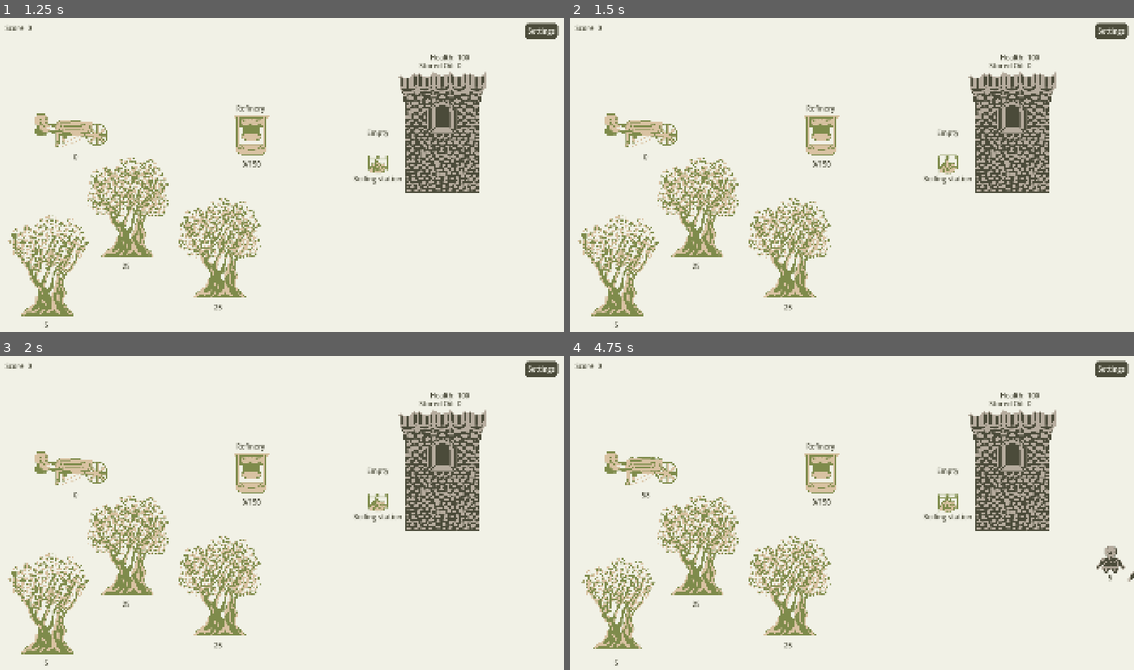
Above: before the commit, frames 1-4 (two rows, left to right).
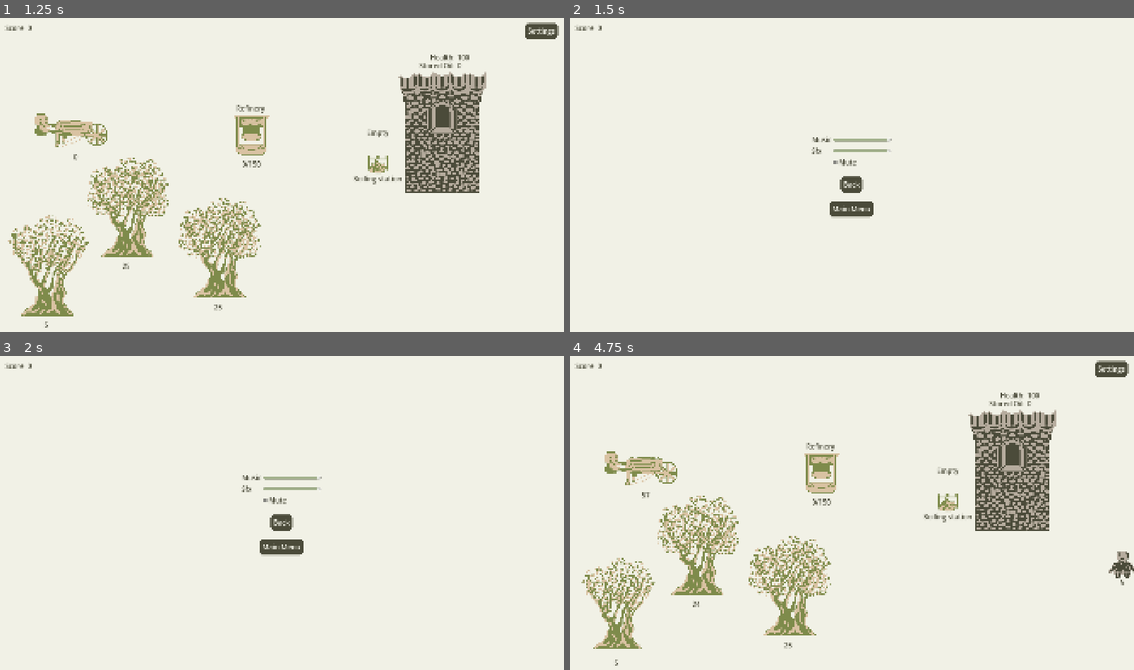
Above: after the commit, the same moments.

Repository: AntonioDell/mini-jam-203
Game: Godot game, scene res://main.tscn
The game is run twice, just before and just after one commit, with the same random seed, the same clock (stepped at 60 frames per second) and the same inputs. Sound files missing from this copy of the repository are replaced by a short silence.
Inputs (mouse positions are in pixels of both pictures, inside the frame that each line leads up to):
- Up to frame 1 (1.25 s): click "New Game" at 0.5 s
- Up to frame 2 (1.5 s): click "Settings" at 1.25 s
- Up to frame 3 (2 s): no input
- Up to frame 4 (4.75 s): click (852, 522) at 2 s, where only the run after the commit has a clickable "Back"; tap Enter at 2.75 s; move the mouse to (699, 585) at 2.77 s; click (699, 585) at 2.85 s; move the mouse to (789, 626) at 3.52 s; click (789, 626) at 3.6 s; move the mouse to (620, 644) at 4.27 s; click (620, 644) at 4.35 s

Frame 1 is identical in both runs. In frame 2, 15% of the frame differs, in the area x 1-100%, y 1-99%; in frame 3, 15%; in frame 4, 1.0%.

Commit message:
Fix audio

Diff:
--- a/attacker/attacker_controller.gd
+++ b/attacker/attacker_controller.gd
@@ -3,6 +3,9 @@
 
 
 signal attacker_dieded
+
+
+@export var attacker_pain_audio: AudioStreamPlayer2D
 
 
 var wall_health: HolderResource
@@ -32,7 +35,17 @@
 	var damage_to_spread = old_value - new_value
 	for health in attackers_to_damage:
 		var new_health = maxi(health.amount - damage_to_spread, 0)
+		if new_health != health.amount:
+			_play_pain_audio()
 		health.amount = new_health
 		damage_to_spread = maxi(damage_to_spread - health.amount, 0)
 		if damage_to_spread == 0:
 			break
+
+var x = false
+func _play_pain_audio():
+	if x: return
+	x = true
+	attacker_pain_audio.play()
+	await attacker_pain_audio.finished
+	x = false
--- a/level.tscn
+++ b/level.tscn
@@ -18,6 +18,10 @@
 [ext_resource type="PackedScene" uid="uid://cyo02kph1qupo" path="res://wall/wall.tscn" id="10_8cye3"]
 [ext_resource type="PackedScene" uid="uid://yo81i4nregxs" path="res://wall/wall_oil_pour.tscn" id="13_8b0r0"]
 [ext_resource type="Theme" uid="uid://cnjgl72dvtjf4" path="res://theme.tres" id="17_fedht"]
+[ext_resource type="AudioStream" uid="uid://gxx2k4cag041" path="res://1_sound/enemyhit1.mp3" id="18_ilwjd"]
+[ext_resource type="AudioStream" uid="uid://bjds6c84xokwq" path="res://1_sound/enemyhit2.mp3" id="19_y3bce"]
+[ext_resource type="AudioStream" uid="uid://bosmj0khnv3v0" path="res://1_sound/enemyhit3.mp3" id="20_u3yai"]
+[ext_resource type="AudioStream" uid="uid://cch4m3531fkpg" path="res://1_sound/enemyhit4.mp3" id="21_fj6e6"]
 
 [sub_resource type="Gradient" id="Gradient_f2txt"]
 offsets = PackedFloat32Array(0.8429561)
@@ -72,6 +76,15 @@
 "points": PackedVector2Array(0, 0, 0, 0, 1199, 576, 0, 0, 0, 0, 1032, 475, 0, 0, 0, 0, 860, 593, 0, 0, 0, 0, 820, 553)
 }
 point_count = 4
+
+[sub_resource type="AudioStreamRandomizer" id="AudioStreamRandomizer_2h3vt"]
+random_pitch = 1.0594631
+random_volume_offset_db = 1.0
+streams_count = 4
+stream_0/stream = ExtResource("18_ilwjd")
+stream_1/stream = ExtResource("19_y3bce")
+stream_2/stream = ExtResource("20_u3yai")
+stream_3/stream = ExtResource("21_fj6e6")
 
 [node name="Level" type="Node2D" unique_id=800733794]
 script = ExtResource("1_vonw3")
@@ -117,6 +130,7 @@
 anchor_bottom = 1.0
 grow_horizontal = 2
 grow_vertical = 2
+mouse_filter = 2
 theme_override_constants/margin_left = 20
 theme_override_constants/margin_top = 20
 theme_override_constants/margin_right = 20
@@ -132,6 +146,7 @@
 
 [node name="HBoxContainer" type="HBoxContainer" parent="CanvasLayer/UI/MarginContainer" unique_id=856032204]
 layout_mode = 2
+mouse_filter = 2
 
 [node name="ScoreLabel" type="RichTextLabel" parent="CanvasLayer/UI/MarginContainer/HBoxContainer" unique_id=1197161511]
 layout_mode = 2
@@ -165,7 +180,8 @@
 [node name="GameController" parent="." unique_id=1661171547 node_paths=PackedStringArray("attacker_controller") instance=ExtResource("2_v5j5c")]
 attacker_controller = NodePath("../AttackerController")
 
-[node name="AttackerController" parent="." unique_id=726532179 instance=ExtResource("2_aicyk")]
+[node name="AttackerController" parent="." unique_id=726532179 node_paths=PackedStringArray("attacker_pain_audio") instance=ExtResource("2_aicyk")]
+attacker_pain_audio = NodePath("../AttackerPainAudio")
 
 [node name="OilRefineryController" parent="." unique_id=1430434229 node_paths=PackedStringArray("oil_barrel_transporter_path") instance=ExtResource("2_km5ld")]
 oil_barrel_transporter_path = NodePath("../OilBarrelTransporterPath")
@@ -221,5 +237,11 @@
 position = Vector2(777, 67)
 curve = SubResource("Curve2D_5pxul")
 
+[node name="AttackerPainAudio" type="AudioStreamPlayer2D" parent="." unique_id=784897357]
+position = Vector2(1516, 691)
+stream = SubResource("AudioStreamRandomizer_2h3vt")
+volume_db = 1.0
+bus = &"Sfx"
+
 [node name="WallOilPour" parent="." unique_id=1221194213 instance=ExtResource("13_8b0r0")]
 position = Vector2(1509, 546)
